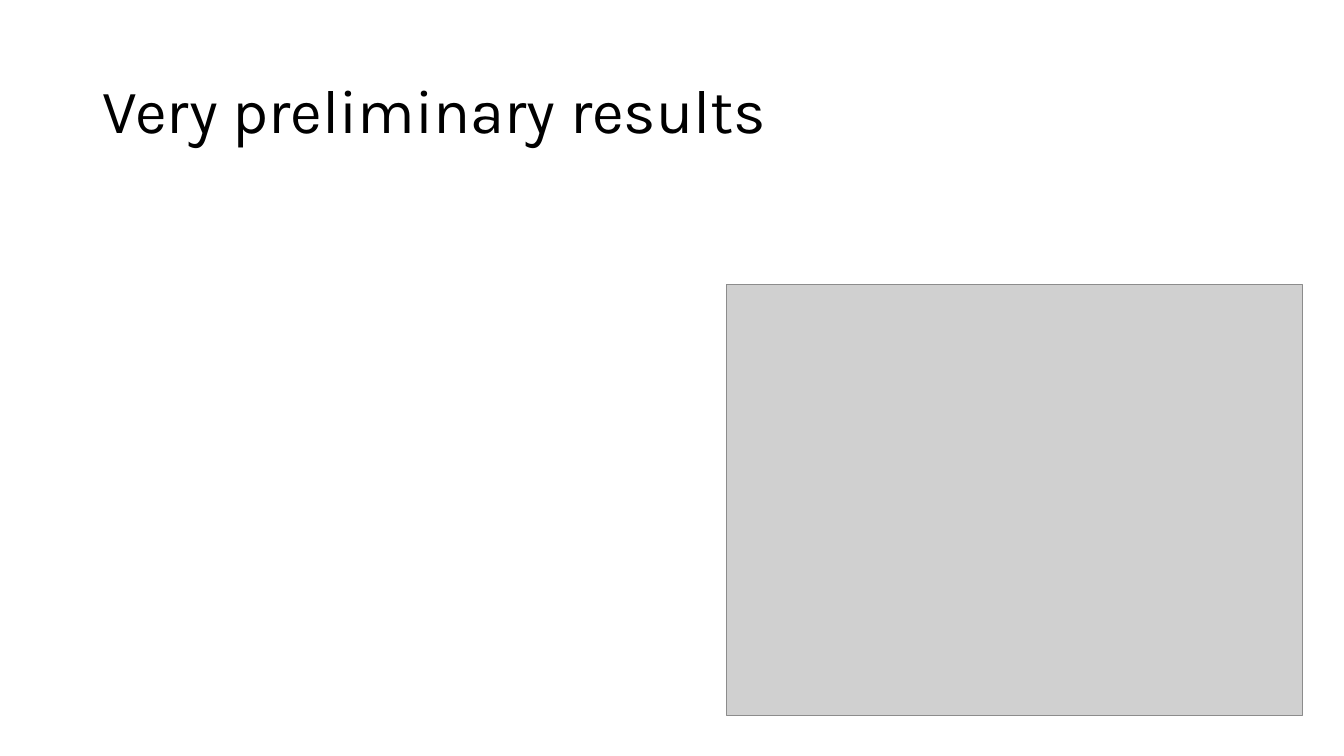
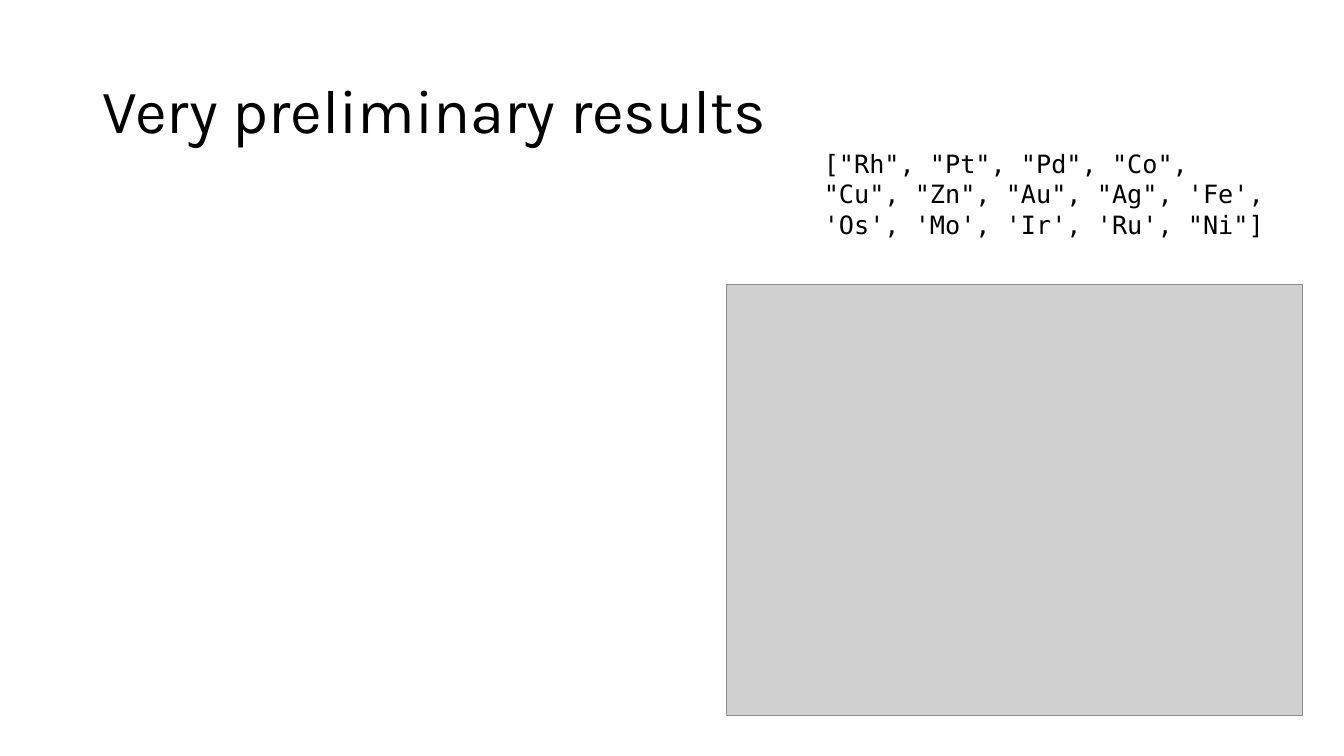
Before and after one commit to karsten3112/gen_catalyst_design, a slide deck: slide 43 of slides/diffusion_models5.pptx (slide 42 before the commit). Drawn at 1344x756 pixels with LibreOffice and Linux fonts; fonts in the diff are those of the drawing; grey boxes stand for pictures. Boxes give left, top, right and bottom in pixels: in the first picture for what was removed or moved away, otherwise in the second. Text is boxed around its words. In the diff, an @@ line names an element or a change of style, - is before the commit and + after.

```diff
--- a/slides/diffusion_models5.pptx
+++ b/slides/diffusion_models5.pptx
@@ text added at (824, 154, 1264, 238), 18 pt, text #000000 @@
+["Rh", "Pt", "Pd", "Co", "Cu", "Zn", "Au", "Ag", 'Fe', 'Os', 'Mo', 'Ir', 'Ru', "Ni"]
```
Also in this commit, not shown: 4 other slides changed, 1 slide added, 12 other files.
